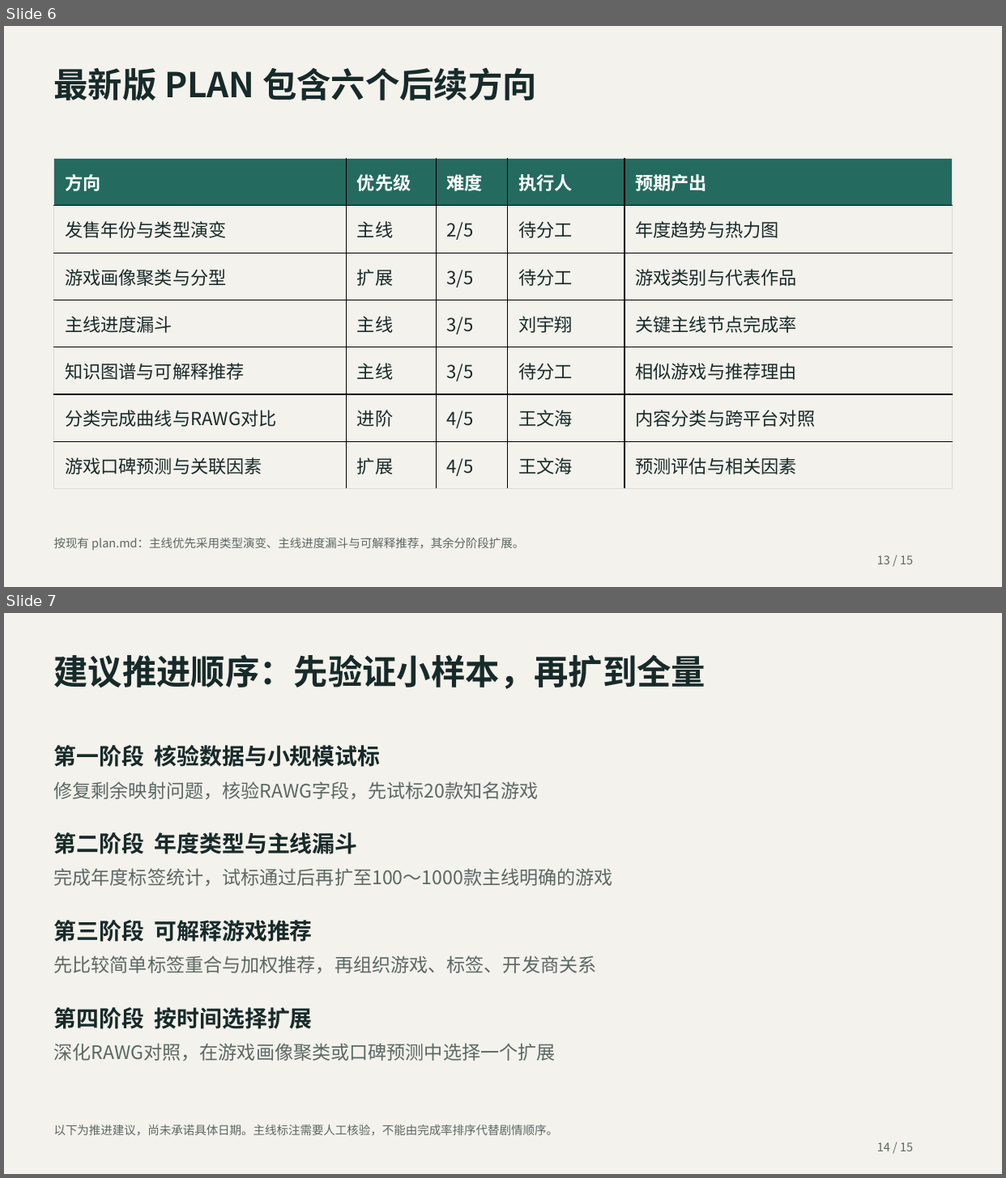
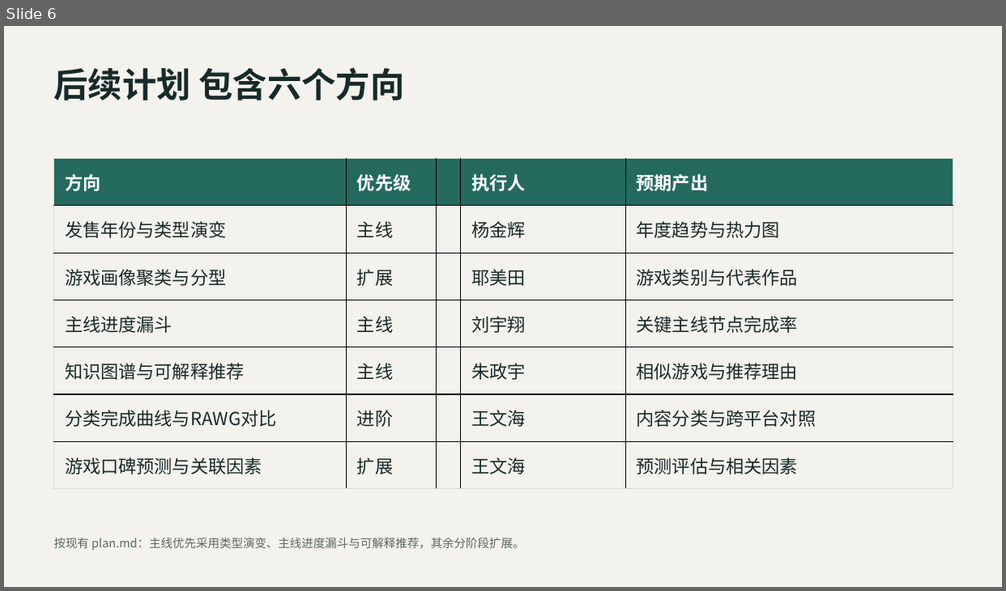
Before and after one commit to WwhdsOne/achievement-analytics, a slide deck: docs/presentations/数据获取与后续计划-2026-10-13-最终版.pptx. Shown one above the other, each under a label of ours: slides 6 and 7 before the commit, slide 6 after it. The pictures are 1006x1178 and 1006x591 pixels, drawn with LibreOffice and Linux fonts; fonts in the diff are those of the drawing. Boxes give left, top, right and bottom in pixels: in the first picture for what was removed or moved away, otherwise in the second. Text is boxed around its words. In the diff, an @@ line names an element or a change of style, - is before the commit and + after.

Commit message:
docs: 补充数据质量提醒并更新汇报材料
docs/data-report.md 新增三条实测发现，都直接影响后续建模的口径：

- price_cents 币种不一致，不能当金额用：商店搜索与 appdetails 都按请求 IP 推断地区
  返回价格，而两张表都只存整数没存币种（日元/韩元 0 位小数会被放大 100 倍）。
  实证同一游戏两表差 130 倍，价格分析只能用 is_free 二值
- store_search_games.tag_ids 未解码：存的是 Steam 官方标签数字 ID（429 个不同标签），
  覆盖 100%，补齐 tagid→名称 字典即可给全量游戏配上细粒度标签
- 商店评价三件套只有 72.1%：缺失与「冷门」高度相关，分析时需注意

同批更新 docs/presentations/ 的汇报材料。

```diff
--- a/docs/presentations/数据获取与后续计划-2026-10-13-最终版.pptx
+++ b/docs/presentations/数据获取与后续计划-2026-10-13-最终版.pptx
@@ slide 7 removed at [4,613,1002,1174], background #F4F2EC @@
@@ text removed at [54,654,706,689] @@
-建议推进顺序：先验证小样本，再扩到全量
@@ text removed at [54,745,381,767] @@
-第一阶段 核验数据与小规模试标
@@ text removed at [54,781,539,799] @@
-修复剩余映射问题，核验RAWG字段，先试标20款知名游戏
@@ text removed at [54,833,358,854] @@
-第二阶段 年度类型与主线漏斗
@@ text removed at [54,868,613,886] @@
-完成年度标签统计，试标通过后再扩至100～1000款主线明确的游戏
@@ text removed at [54,920,313,942] @@
-第三阶段 可解释游戏推荐
@@ text removed at [54,956,597,973] @@
-先比较简单标签重合与加权推荐，再组织游戏、标签、开发商关系
@@ text removed at [54,1007,313,1029] @@
-第四阶段 按时间选择扩展
@@ text removed at [54,1043,556,1061] @@
-深化RAWG对照，在游戏画像聚类或口碑预测中选择一个扩展
@@ text removed at [54,1125,558,1136] @@
-以下为推进建议，尚未承诺具体日期。主线标注需要人工核验，不能由完成率排序代替剧情顺序。
@@ text removed at [877,1143,913,1152] @@
-14 / 15
@@ slide 6 changed as well @@
@@ text at [54,67,405,101]: text changed @@
-最新版 PLAN 包含六个后续方向
+后续计划 包含六个方向
@@ table at [54,159,953,489] @@
-row 1, column 3: 难度
+row 1, column 3: 
-row 2, column 3: 2/5
+row 2, column 3: 
-row 2, column 4: 待分工
+row 2, column 4: 杨金辉
-row 3, column 3: 3/5
+row 3, column 3: 
-row 3, column 4: 待分工
+row 3, column 4: 耶美田
-row 4, column 3: 3/5
+row 4, column 3: 
-row 5, column 3: 3/5
+row 5, column 3: 
-row 5, column 4: 待分工
+row 5, column 4: 朱政宇
-row 6, column 3: 4/5
+row 6, column 3: 
-row 7, column 3: 4/5
+row 7, column 3: 
@@ text removed at [877,556,913,565] @@
-13 / 15
```
Also in this commit, not shown: 5 other slides changed, 1 other slide removed, 1 other file.
